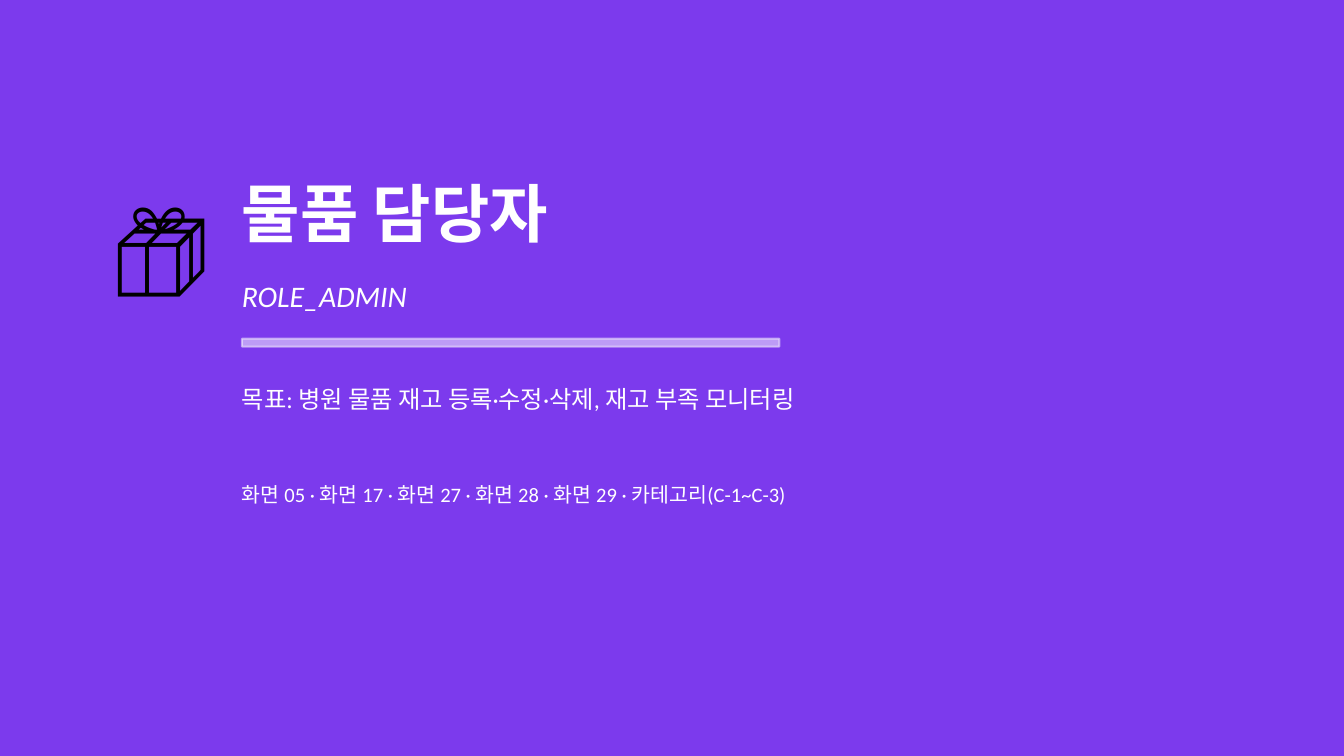
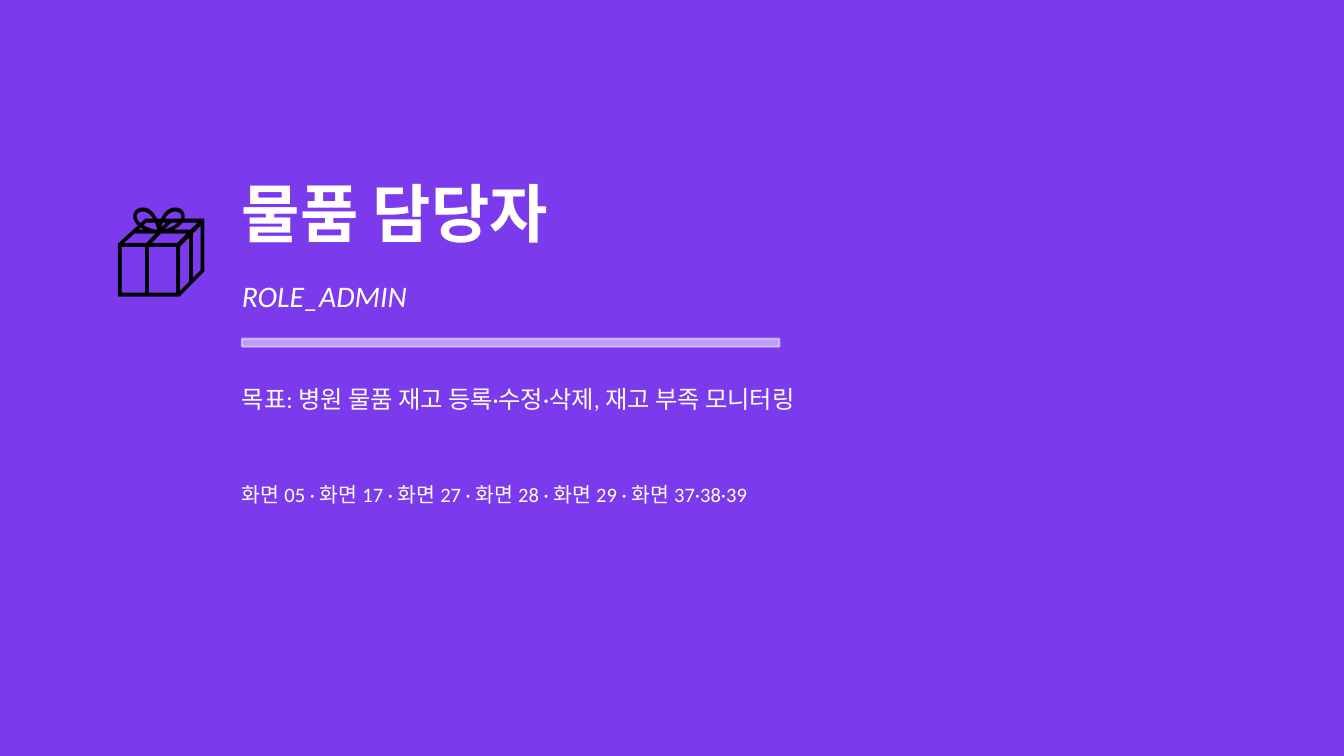
Before and after one commit to proejct-team-alpha/documents, a slide deck: slide 34 of 08_스토리보드/🏥_병원_예약_&_내부_업무_시스템_—_스토리보드.pptx. Drawn at 1344x756 pixels with LibreOffice and Linux fonts; fonts in the diff are those of the drawing. Boxes give left, top, right and bottom in pixels: in the first picture for what was removed or moved away, otherwise in the second. Text is boxed around its words. In the diff, an @@ line names an element or a change of style, - is before the commit and + after.

```diff
--- a/08_스토리보드/🏥_병원_예약_&_내부_업무_시스템_—_스토리보드.pptx
+++ b/08_스토리보드/🏥_병원_예약_&_내부_업무_시스템_—_스토리보드.pptx
@@ text at (x1=242, y1=485, x2=747, y2=504): text changed @@
-화면 05 · 화면 17 · 화면 27 · 화면 28 · 화면 29 · 카테고리(C-1~C-3)
+화면 05 · 화면 17 · 화면 27 · 화면 28 · 화면 29 · 화면 37·38·39
```
Also in this commit, not shown: 5 other slides changed, 3 slides added, 19 other files.
